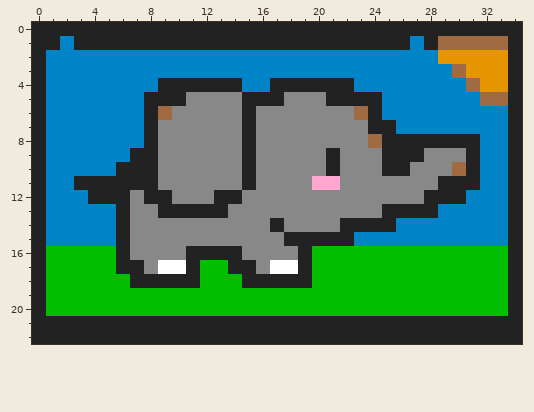
One commit to this pixel-art sprite: designs/elephant.png. This is how it looked before the edit.
The file is 35x23 pixels.
Now the later version:
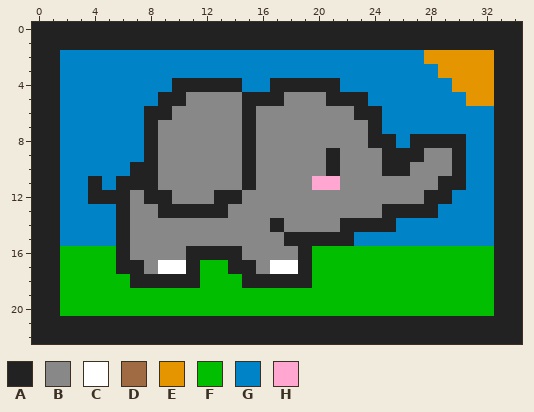
Palette (. is transparent): A #222222  B #888888  C #ffffff  D #a06a42  E #e59500  F #02be01  G #0083c7  H #ffa7d1
Diff:
Colour A replaces colour B in row 9 at x 30.
Colour A replaces colour D in row 1 at x 29 to 33; in row 5 at x 33; in row 6 at x 9 and 23; in row 8 at x 24; in row 10 at x 30.
Colour A replaces colour E in rows 2 to 4 at x 33.
Colour A replaces colour F in rows 16 to 20 at x 1 and 33.
Colour A replaces colour G in row 1 at x 2 and 27; in rows 2 to 5 at x 1; in rows 6 to 15 at x 1 and 33.
Colour E replaces colour D in row 3 at x 30; in row 4 at x 31; in row 5 at x 32.
Colour E replaces colour G in row 2 at x 28; in row 3 at x 29; in row 4 at x 30; in row 5 at x 31.
Colour G replaces colour A in row 4 at x 9 and 22; in row 5 at x 8 and 24; in row 7 at x 25; in row 8 at x 26 and 31; in row 9 at x 7 and 31; in row 10 at x 6 and 31.
Colour G replaces colour A in row 11 at x 3, 5 and 31; in row 12 at x 30.
Where, in picture pixels (left, top, right, bottom), the same in both pictures:
changed: (46, 36, 172, 316)
changed: (340, 36, 508, 316)
